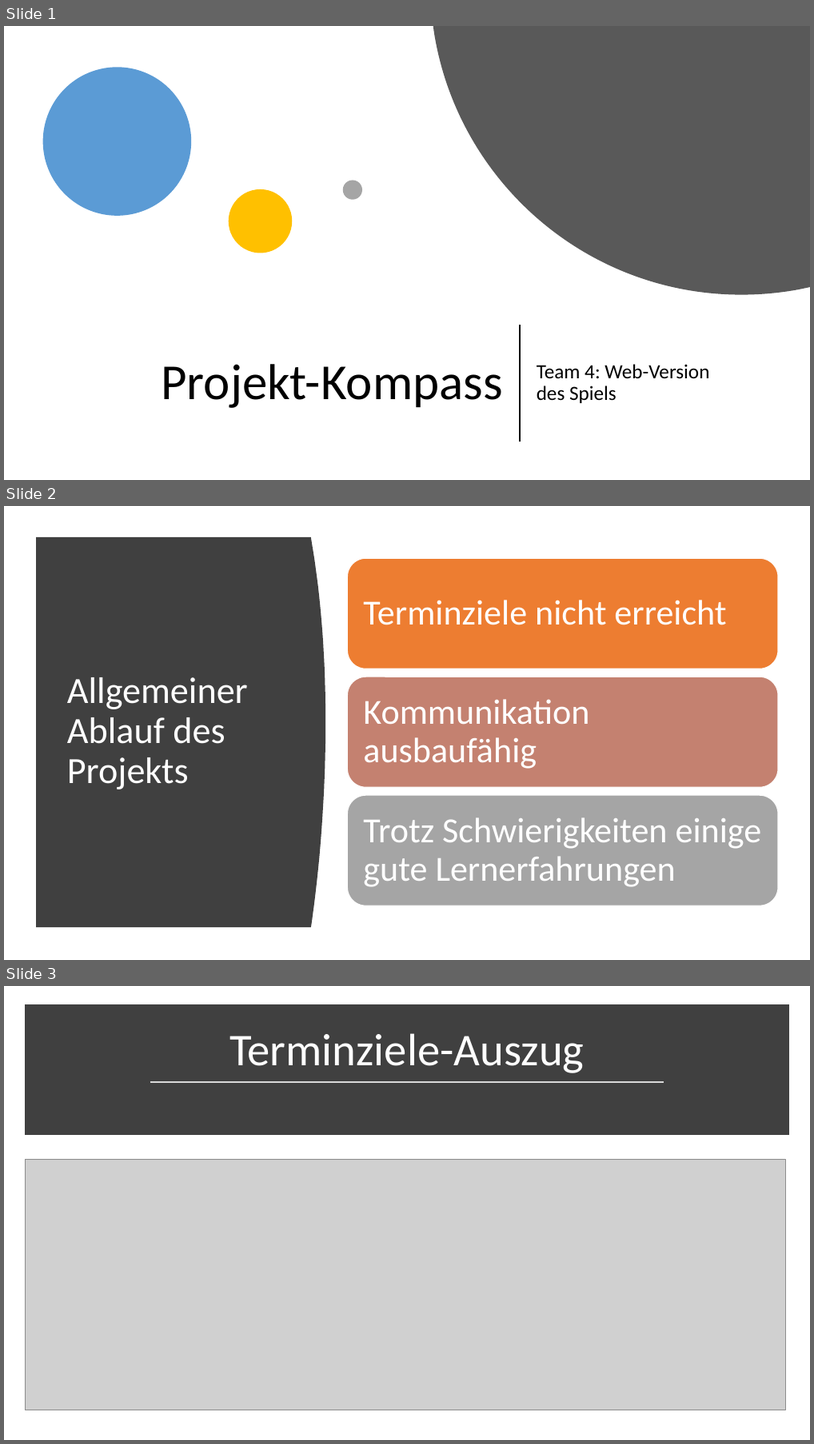
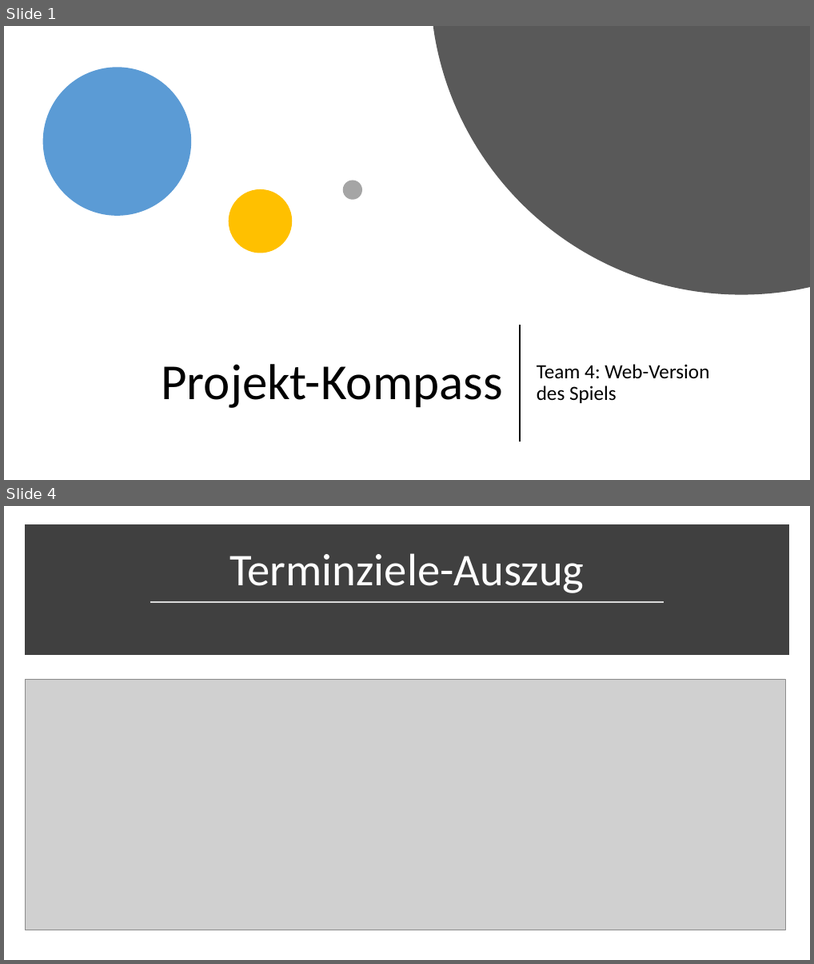
Before and after one commit to dhbw-studentsprojects/PM_Spiel_DHBW18C, a slide deck: Team 4/PM_Abschlusspräsentation_Team4.pptx. Shown one above the other, each under a label of ours: slides 1, 2 and 3 before the commit, slides 1 and 4 after it; the slides between them are not shown. The pictures are 814x1444 and 814x964 pixels, drawn with LibreOffice and Linux fonts; fonts in the diff are those of the drawing; grey boxes stand for pictures. Boxes give left, top, right and bottom in pixels: in the first picture for what was removed or moved away, otherwise in the second. Text is boxed around its words. In the diff, an @@ line names an element or a change of style, - is before the commit and + after.

```diff
--- a/Team 4/PM_Abschlusspräsentation_Team4.pptx
+++ b/Team 4/PM_Abschlusspräsentation_Team4.pptx
@@ slide 2 removed at bbox=[4, 506, 810, 960], background #FFFFFF @@
@@ freeform shape removed at bbox=[36, 537, 326, 927] @@
@@ title removed at bbox=[67, 677, 248, 789] @@
-Allgemeiner Ablauf des Projekts
@@ group removed at bbox=[348, 558, 778, 905]: 3 rounded rectangles, 3 texts @@
-Terminziele nicht erreicht
-Kommunikation ausbaufähig
-Trotz Schwierigkeiten einige gute Lernerfahrungen
@@ what was slide 3 is now slide 4 @@
```
Also in this commit, not shown: 1 slide added, 1 other file.
